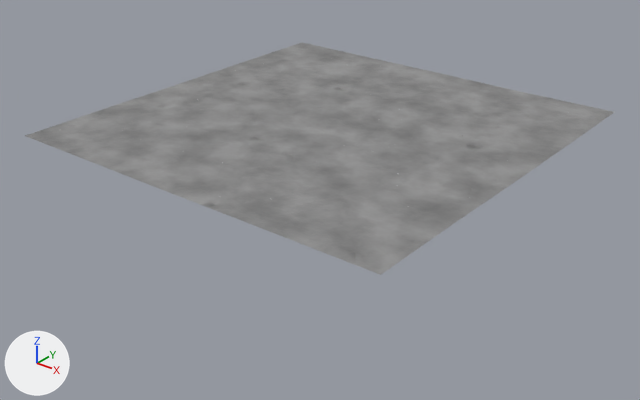
The Blender file resources/models/floor/Floor.blend as it was, and as the next commit left it.
Camera for both pictures: a 50 mm lens placed at (2.44, -3.13, 1.76), pointed at (0.02, -0.09, -0.12). Every picture has the same lights, and +X, +Y and +Z are marked at lower left.

Objects in the first picture: 'Floor'.
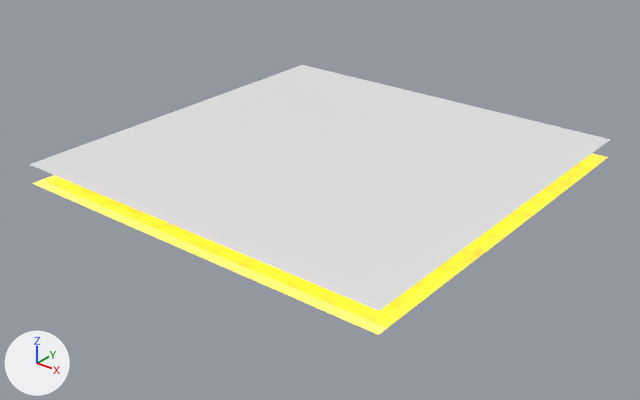
The change, as JSON lines over the scene's bpy script:
```json
{"block": "mat_floor_bake", "change": "nodes: BsdfPrincipled, Displacement, MapRange x2, Math x20, Mix x2, OutputMaterial, TexNoise x6, TexVoronoi x2"}
{"block": "mat_floor_bake", "change": "nodes: AmbientOcclusion, BsdfPrincipled, CombineColor, Displacement, MapRange x2, Math x20, Mix x2, OutputMaterial, TexNoise x6, TexVoronoi x2"}
{"op": "remove", "block": "ob_bake", "code": "ob_bake.hide_set(True)"}
```

Changed parts and their boxes [x1, y1, x2, y2] in the pictures (640 x 400 px):
```json
{"object": "Floor", "change": "recoloured", "before": [25, 42, 614, 335], "after": [25, 42, 614, 335]}
{"object": "Bake", "change": "shown", "after": [29, 65, 611, 311]}
```
